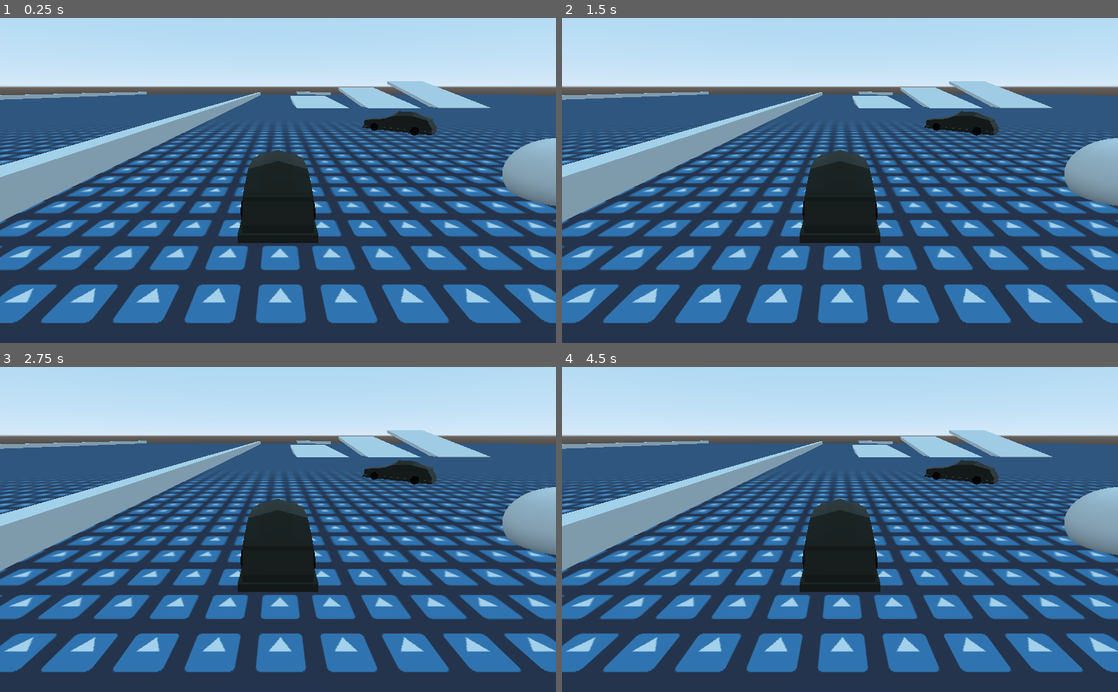
Above: before the commit, frames 1-4 (two rows, left to right).
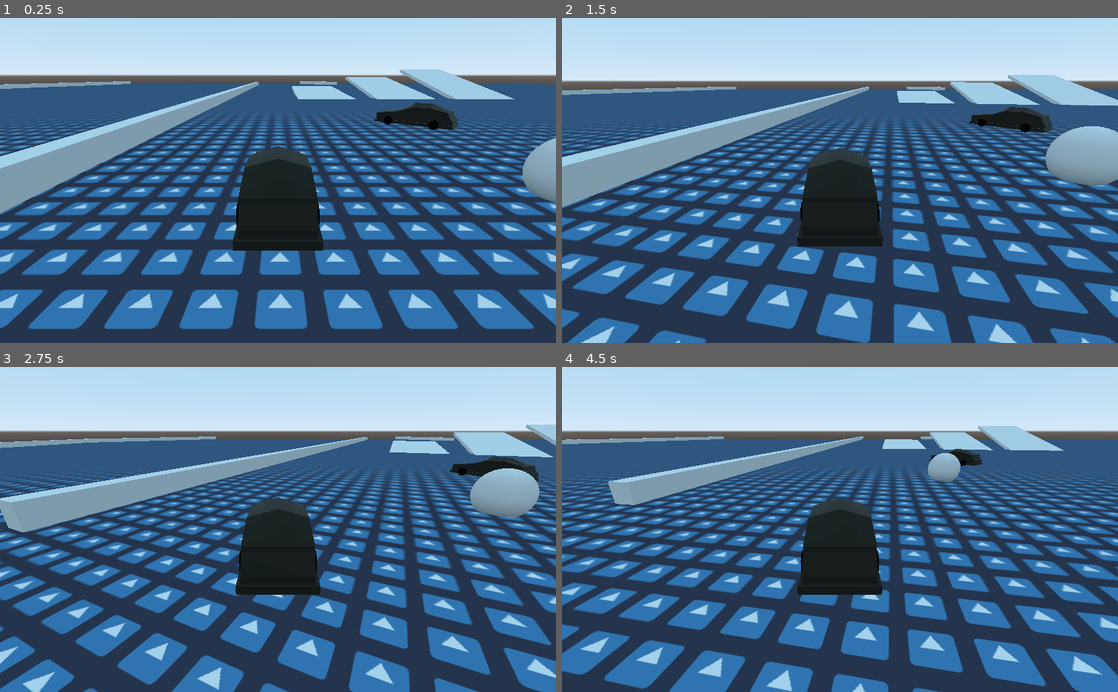
Above: after the commit, the same moments.

Repository: wladi0097/LetThereBeChaos
Game: Godot game, scene res://maps/DebugMap.tscn
The game is run twice, just before and just after one commit, with the same random seed, the same clock (stepped at 60 frames per second) and the same inputs. The engine's default icon, where the game draws it, is replaced by a stand-in: a white triangle on a blue panel in a dark square.
Inputs (mouse positions are in pixels of both pictures, inside the frame that each line leads up to):
- Up to frame 1 (0.25 s): no input
- Up to frame 2 (1.5 s): move the mouse to (962, 164) at 0.52 s; hold D (steer_right) 0.53-1.25 s; click (962, 164) at 0.67 s; drag from (728, 196) to (812, 245) at 1.27 s
- Up to frame 3 (2.75 s): move the mouse to (333, 458) at 2.02 s; hold D (steer_right) from 2.03 s (still down)
- Up to frame 4 (4.5 s): release D (steer_right) at 2.75 s; drag from (812, 594) to (673, 480) at 2.77 s; move the mouse to (1006, 578) at 3.52 s; hold A (steer_left) 3.53-4.25 s; drag from (673, 480) to (756, 448) at 4.27 s

The runs differ from the first frame. In frame 1, 37% of the frame differs, in the area x 0-100%, y 15-96%; in frame 2, 42%; in frame 3, 45%; in frame 4, 46%, in the area x 0-100%, y 18-100%.

Commit message:
add car fov

Diff:
--- a/entities/Car.gd
+++ b/entities/Car.gd
@@ -2,7 +2,7 @@
 class_name Car
 
 export var is_player = false
-export var gravity = -10.0
+export var gravity = -20.0
 export var wheel_base = 1.5
 export var steering_limit = 10.0
 export var engine_power = 6.0
@@ -19,6 +19,7 @@
 var velocity = Vector3.ZERO
 var steer_angle = 0.0
 var ai_path = [Vector3()]
+var current_speed = 0
 
 onready var pivitFront = $pivit/FrontRay
 onready var pivitRear = $pivit/RearRay
@@ -41,7 +42,12 @@
 	apply_acceleration(delta)
 
 	move_with_velocity()
-#	orient_car_to_floor()
+	orient_car_to_floor()
+	camera_fov()
+
+func camera_fov():
+	if is_player:
+		camera.fov = lerp(camera.fov, 60 + current_speed * 2.5, .1)
 
 func orient_car_to_floor():
 	if pivitFront.is_colliding() or pivitRear.is_colliding():
@@ -54,6 +60,7 @@
 func move_with_velocity():
 	velocity = move_and_slide_with_snap(velocity, -transform.basis.y, Vector3.UP, true, 4,  0.785398, false)
 	check_collision_with_cars()
+	current_speed = Vector2(velocity.x, velocity.z).length()
 
 func apply_acceleration(delta):
 	acceleration.y = gravity
@@ -116,8 +123,8 @@
 #			print('right')
 #			turn = -1
 
-#	acceleration =  -transform.basis.z * engine_power
-#	steer_angle = turn * deg2rad(steering_limit)
+	acceleration =  -transform.basis.z * engine_power
+	steer_angle = turn * deg2rad(steering_limit)
 
 func get_player_input():
 	var turn = Input.get_action_strength("steer_left")
@@ -143,9 +150,8 @@
 func check_collision_with_cars():
 	for i in get_slide_count():
 		var collision: KinematicCollision = get_slide_collision(i)
-		print(collision.collider.name)
 		if "Car" in collision.collider.name:
-			collision.collider.getHit(-collision.normal * self.velocity.length() * 2)
+			collision.collider.getHit(-collision.normal * self.current_speed * 2)
 		elif "Bullet" in collision.collider.name:
 			pass
 
